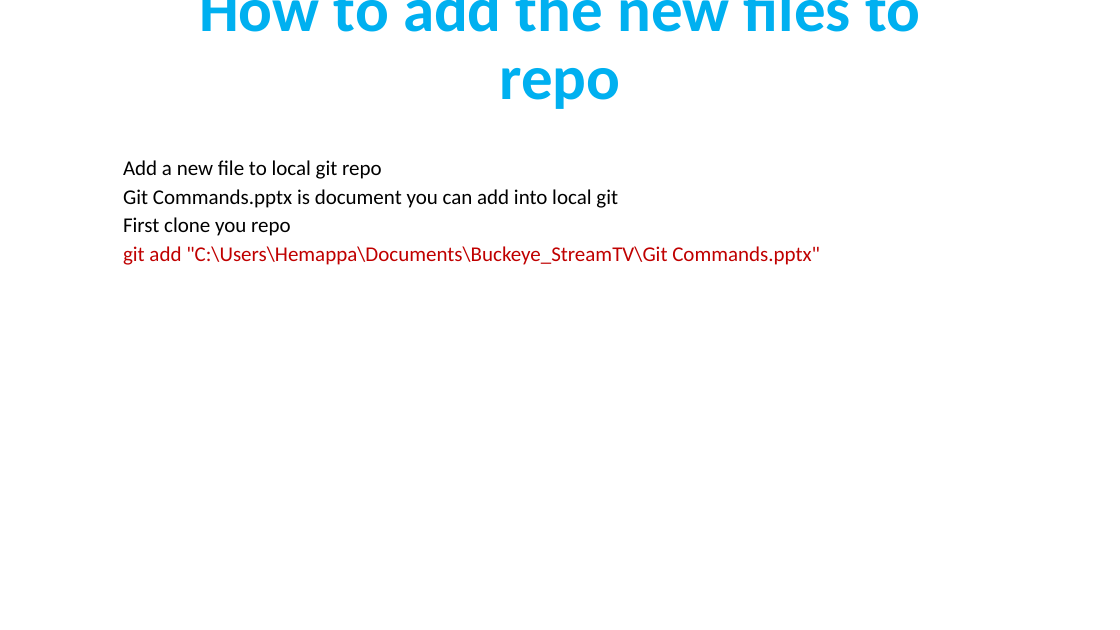
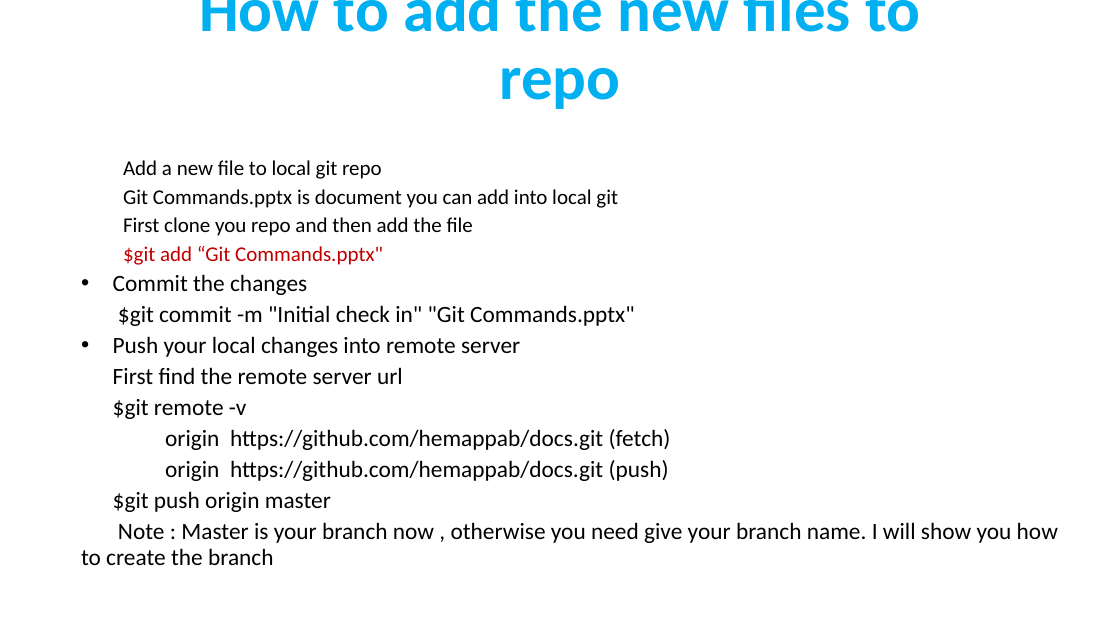
Before and after one commit to hemappab/docs, a slide deck: slide 2 of Git Commands.pptx. Drawn at 1120x630 pixels with LibreOffice and Linux fonts; fonts in the diff are those of the drawing. Boxes give left, top, right and bottom in pixels: in the first picture for what was removed or moved away, otherwise in the second. Text is boxed around its words. In the diff, an @@ line names an element or a change of style, - is before the commit and + after.

Commit message:
added few more commands

```diff
--- a/Git Commands.pptx
+++ b/Git Commands.pptx
@@ subtitle at [81, 217, 1058, 565]: text changed; size 18 to 20 pt; text colour #C00000 to #000000 @@
-    First clone you repo
-    git add "C:\Users\Hemappa\Documents\Buckeye_StreamTV\Git Commands.pptx"
+    First clone you repo and then add the file
+    $git add “Git Commands.pptx"
+  • Commit the changes
+  $git commit -m "Initial check in" "Git Commands.pptx"
+  • Push your local changes into remote server
+  First find the remote server url
+  $git remote -v
+  origin https://github.com/hemappab/docs.git (fetch)
+  origin https://github.com/hemappab/docs.git (push)
+  $git push origin master
+  Note : Master is your branch now , otherwise you need give your branch name. I will show you how to create the branch
```
Also in this commit, not shown: 1 slide added.
